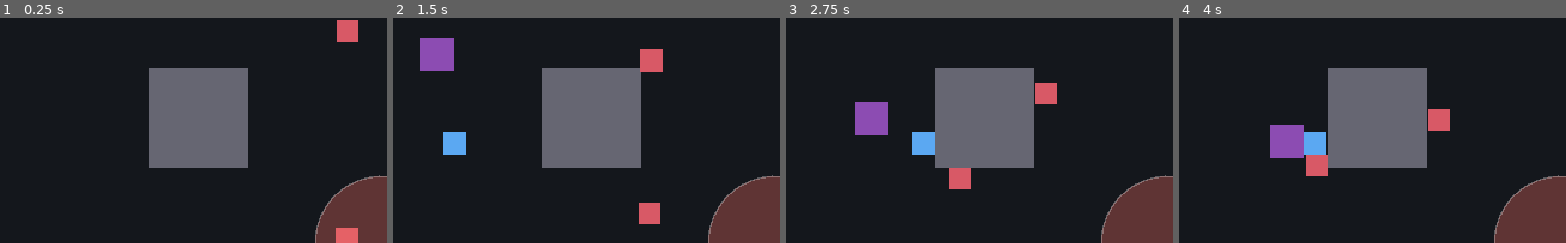
Above: before the commit, frames 1-4 (left to right).
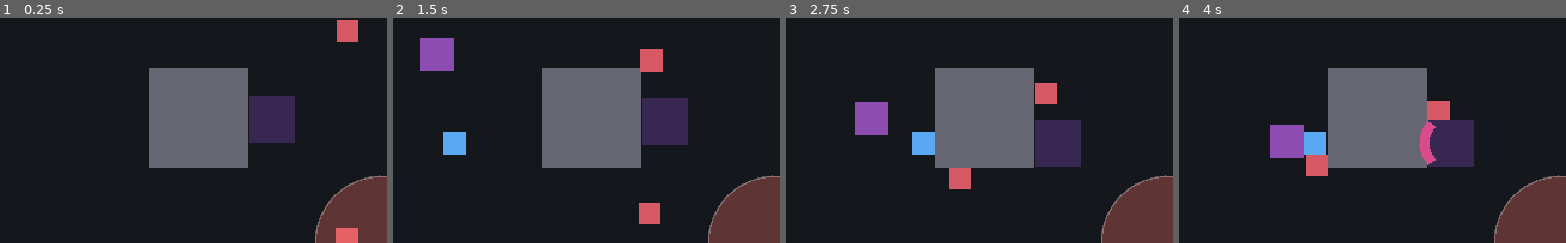
Above: after the commit, the same moments.

Repository: 0xkkun/seoul-challenge
Game: Godot game, scene res://scenes/dev/combat_sandbox.tscn
Same seed, same stepped clock (60 frames per second), same inputs: the game is played once before the commit and once after it. This scene is started directly instead of the project's main scene.
Inputs (mouse positions are % of the whole screen's width and height, from its top left):
- Up to frame 1 (0.25 s): no input
- Up to frame 2 (1.5 s): move the mouse to (74, 45) at 0.52 s; hold Right (ui_right) 0.53-1.25 s; click (74, 45) at 0.67 s; tap Space at 0.77 s; drag from (31, 55) to (47, 70) at 1.27 s
- Up to frame 3 (2.75 s): move the mouse to (62, 28) at 2.02 s; hold Right (ui_right) from 2.03 s (still down)
- Up to frame 4 (4 s): release Right (ui_right) at 2.75 s; drag from (47, 70) to (21, 35) at 2.77 s; move the mouse to (83, 65) at 3.52 s; hold Left (ui_left) from 3.53 s (still down); tap Space at 3.77 s
The pictures show only the part of the screen within x 41-91%, y 28-78%; the shares and areas given below are measured in that part.

The runs differ from the first frame. In frame 1, 2.5% of the frame differs, in the area x 64-77%, y 34-56%; in frame 2, 2.5%; in frame 3, 2.5%; in frame 4, 3.0%, in the area x 62-77%, y 36-67%.

Commit message:
[Scene] 최종 보스 기본 패턴 — 돌진·탄막 (#17)
텔레그래프 후 돌진(대시)/탄막 버스트(부채꼴 적탄)를 번갈아 사용. 처치=탈출(defeated 방출).
적 투사체(enemy_bullet, 플레이어만 피격) 추가 — #16 잡몹2에도 재사용.
패턴 선택/돌진/탄막 방향 순수 함수 단위 테스트. 샌드박스에 보스 추가.

verify_quick: 보스 4건 PASS, 전체 게이트 통과. 5초 스모크(돌진+탄막) 무에러.

Co-Authored-By: Claude Opus 4.8 (1M context) <noreply@anthropic.com>

Diff:
--- a/scenes/dev/combat_sandbox.tscn
+++ b/scenes/dev/combat_sandbox.tscn
@@ -1,9 +1,10 @@
-[gd_scene load_steps=6 format=3]
+[gd_scene load_steps=7 format=3]
 
 [ext_resource type="PackedScene" path="res://scenes/player/player.tscn" id="1_player"]
 [ext_resource type="PackedScene" path="res://scenes/ui/touch_controls.tscn" id="2_touch"]
 [ext_resource type="PackedScene" path="res://scenes/enemies/chaser.tscn" id="3_chaser"]
 [ext_resource type="PackedScene" path="res://scenes/enemies/yokai_friend.tscn" id="4_friend"]
+[ext_resource type="PackedScene" path="res://scenes/enemies/boss.tscn" id="5_boss"]
 
 [sub_resource type="RectangleShape2D" id="wall_shape"]
 size = Vector2(120, 120)
@@ -34,3 +35,6 @@
 
 [node name="YokaiFriend" parent="." instance=ExtResource("4_friend")]
 position = Vector2(480, 90)
+
+[node name="Boss" parent="." instance=ExtResource("5_boss")]
+position = Vector2(720, 270)
--- /dev/null
+++ b/scenes/enemies/boss.tscn
@@ -0,0 +1,18 @@
+[gd_scene load_steps=3 format=3]
+
+[ext_resource type="Script" path="res://scripts/enemies/boss.gd" id="1_boss"]
+
+[sub_resource type="CircleShape2D" id="CircleShape2D_boss"]
+radius = 28.0
+
+[node name="Boss" type="CharacterBody2D"]
+collision_layer = 1
+collision_mask = 3
+script = ExtResource("1_boss")
+
+[node name="Collision" type="CollisionShape2D" parent="."]
+shape = SubResource("CircleShape2D_boss")
+
+[node name="Placeholder" type="Polygon2D" parent="."]
+color = Color(0.22, 0.16, 0.32, 1)
+polygon = PackedVector2Array(-28, -28, 28, -28, 28, 28, -28, 28)
--- /dev/null
+++ b/scenes/enemies/enemy_bullet.tscn
@@ -0,0 +1,18 @@
+[gd_scene load_steps=3 format=3]
+
+[ext_resource type="Script" path="res://scripts/enemies/enemy_bullet.gd" id="1_ebullet"]
+
+[sub_resource type="CircleShape2D" id="CircleShape2D_ebullet"]
+radius = 6.0
+
+[node name="EnemyBullet" type="Area2D"]
+collision_layer = 0
+collision_mask = 2
+script = ExtResource("1_ebullet")
+
+[node name="Collision" type="CollisionShape2D" parent="."]
+shape = SubResource("CircleShape2D_ebullet")
+
+[node name="Placeholder" type="Polygon2D" parent="."]
+color = Color(0.85, 0.3, 0.55, 1)
+polygon = PackedVector2Array(-6, -6, 6, -6, 6, 6, -6, 6)
--- /dev/null
+++ b/scripts/enemies/boss.gd
@@ -0,0 +1,173 @@
+extends CharacterBody2D
+## #17 최종 보스 — 텔레그래프 패턴(돌진 + 탄막 버스트)을 번갈아 사용. 처치=탈출.
+##
+## 사이클: RECOVER(느린 추적) → TELEGRAPH(정지·경고) → 패턴 실행(CHARGE 대시 / BURST 부채꼴 탄막) → RECOVER.
+## 패턴 선택·돌진 방향·탄막 방향은 순수 함수로 단위 테스트한다. 처치 시 defeated 방출(런 탈출 트리거).
+
+## 처치됨 — 탈출/런 클리어 트리거(계약).
+signal defeated(boss)
+## 패턴 경고 시작 — UI 텔레그래프용.
+signal telegraph_started
+
+const ENEMY_BULLET := preload("res://scenes/enemies/enemy_bullet.tscn")
+
+enum Phase { RECOVER, TELEGRAPH, CHARGE, BURST }
+
+@export var max_hp: int = 30
+@export var move_speed: float = 70.0       ## 평상시(RECOVER) 추적 속도
+@export var charge_speed: float = 360.0     ## 돌진 속도
+@export var recover_time: float = 1.0
+@export var telegraph_time: float = 0.6
+@export var charge_time: float = 0.7
+@export var burst_count: int = 7
+@export var burst_spread: float = 1.2       ## 부채꼴 전체 각(rad)
+@export var contact_damage: int = 1
+@export var contact_range: float = 34.0
+@export var contact_cooldown: float = 0.5
+@export var target_group: StringName = &"player"
+
+var _hp: int = 0
+var _phase: Phase = Phase.RECOVER
+var _phase_timer: float = 0.0
+var _pattern_index: int = 1   ## 다음 패턴 (0=돌진, 1=탄막) — 첫 사이클은 돌진부터
+var _charge_dir: Vector2 = Vector2.ZERO
+var _contact_timer: float = 0.0
+
+
+func _ready() -> void:
+	_hp = max_hp
+	add_to_group(&"enemy")
+	add_to_group(&"boss")
+	_phase_timer = recover_time
+
+
+func _physics_process(delta: float) -> void:
+	_phase_timer -= delta
+	_contact_timer = maxf(0.0, _contact_timer - delta)
+	var target := _find_target()
+	match _phase:
+		Phase.RECOVER:
+			_slow_follow(target)
+			if _phase_timer <= 0.0:
+				_begin_telegraph()
+		Phase.TELEGRAPH:
+			velocity = Vector2.ZERO
+			if _phase_timer <= 0.0:
+				_begin_pattern(target)
+		Phase.CHARGE:
+			velocity = _charge_dir * charge_speed
+			move_and_slide()
+			_try_contact(target)
+			if _phase_timer <= 0.0:
+				_begin_recover()
+		Phase.BURST:
+			velocity = Vector2.ZERO
+			if _phase_timer <= 0.0:
+				_begin_recover()
+
+
+# --- 순수 함수(테스트 대상) ---
+
+func charge_velocity(from: Vector2, to: Vector2, speed: float) -> Vector2:
+	var dir := to - from
+	return dir.normalized() * speed if dir.length() > 0.001 else Vector2.ZERO
+
+
+## 패턴 인덱스 토글(0↔1).
+func pick_next_pattern(current: int) -> int:
+	return (current + 1) % 2
+
+
+## 조준 방향 기준 부채꼴 발사 방향 배열.
+func burst_directions(aim_dir: Vector2, count: int, spread: float) -> Array:
+	var result: Array = []
+	if count <= 0:
+		return result
+	var base := aim_dir.angle() if aim_dir.length() > 0.001 else 0.0
+	if count == 1:
+		result.append(Vector2.from_angle(base))
+		return result
+	var start := base - spread * 0.5
+	var step_angle := spread / float(count - 1)
+	for i in count:
+		result.append(Vector2.from_angle(start + step_angle * i))
+	return result
+
+
+# --- 피격/처치 ---
+
+func take_damage(amount: int) -> void:
+	_hp -= amount
+	if _hp <= 0:
+		_die()
+
+
+func _die() -> void:
+	defeated.emit(self)
+	queue_free()
+
+
+# --- 패턴 진행 (I/O) ---
+
+func _begin_telegraph() -> void:
+	_phase = Phase.TELEGRAPH
+	_phase_timer = telegraph_time
+	_pattern_index = pick_next_pattern(_pattern_index)
+	telegraph_started.emit()
+
+
+func _begin_pattern(target: Node2D) -> void:
+	if _pattern_index == 0:
+		_charge_dir = _aim_to(target)
+		_phase = Phase.CHARGE
+		_phase_timer = charge_time
+	else:
+		_fire_burst(target)
+		_phase = Phase.BURST
+		_phase_timer = 0.4
+
+
+func _fire_burst(target: Node2D) -> void:
+	var aim := _aim_to(target)
+	var parent := get_parent()
+	if parent == null:
+		return
+	for dir: Vector2 in burst_directions(aim, burst_count, burst_spread):
+		var bullet := ENEMY_BULLET.instantiate()
+		parent.add_child(bullet)
+		bullet.call("launch", global_position, dir)
+
+
+func _begin_recover() -> void:
+	_phase = Phase.RECOVER
+	_phase_timer = recover_time
+
+
+func _slow_follow(target: Node2D) -> void:
+	if target == null:
+		velocity = Vector2.ZERO
+		return
+	velocity = charge_velocity(global_position, target.global_position, move_speed)
+	move_and_slide()
+	_try_contact(target)
+
+
+func _aim_to(target: Node2D) -> Vector2:
+	if target == null:
+		return Vector2.RIGHT
+	var d := target.global_position - global_position
+	return d.normalized() if d.length() > 0.001 else Vector2.RIGHT
+
+
+func _find_target() -> Node2D:
+	return get_tree().get_first_node_in_group(target_group) as Node2D
+
+
+func _try_contact(target: Node2D) -> void:
+	if _contact_timer > 0.0 or target == null:
+		return
+	if global_position.distance_to(target.global_position) > contact_range:
+		return
+	if target.has_method("take_damage"):
+		target.call("take_damage", contact_damage)
+	_contact_timer = contact_cooldown
--- /dev/null
+++ b/scripts/enemies/enemy_bullet.gd
@@ -0,0 +1,41 @@
+extends Area2D
+## 적 투사체(#17 보스 탄막 / #16 원거리 잡몹 공용) — 직선 이동, 플레이어 피격 시 take_damage.
+## 충돌 마스크 = 플레이어 레이어(2)만 → 적/적탄끼리는 안 맞음.
+
+@export var speed: float = 320.0
+@export var lifetime: float = 3.0
+@export var damage: int = 1
+
+var _direction: Vector2 = Vector2.RIGHT
+var _life: float = 0.0
+
+
+func _ready() -> void:
+	body_entered.connect(_on_hit)
+	area_entered.connect(_on_hit)
+
+
+## 발사 — 위치/방향 설정 후 활성.
+func launch(spawn_position: Vector2, direction: Vector2) -> void:
+	global_position = spawn_position
+	_direction = direction.normalized() if direction.length() > 0.001 else Vector2.RIGHT
+	rotation = _direction.angle()
+	_life = lifetime
+
+
+func _physics_process(delta: float) -> void:
+	global_position = step_position(global_position, _direction, speed, delta)
+	_life -= delta
+	if _life <= 0.0:
+		queue_free()
+
+
+## 직선 이동. 순수 함수(테스트 대상).
+func step_position(pos: Vector2, direction: Vector2, spd: float, delta: float) -> Vector2:
+	return pos + direction * spd * delta
+
+
+func _on_hit(other: Node) -> void:
+	if other != null and other.has_method("take_damage"):
+		other.call("take_damage", damage)
+	queue_free()
--- /dev/null
+++ b/tests/unit/test_boss.gd
@@ -0,0 +1,43 @@
+extends Node
+## #17 최종 보스 — 패턴 선택/돌진/탄막 방향 + 처치 단위 테스트.
+
+const BossScene := preload("res://scenes/enemies/boss.tscn")
+
+var _runner: Node
+
+
+func _set_runner(runner: Node) -> void:
+	_runner = runner
+
+
+func test_charge_points_toward_target() -> void:
+	var b = BossScene.instantiate()
+	var v: Vector2 = b.charge_velocity(Vector2.ZERO, Vector2(10.0, 0.0), 100.0)
+	_runner.assert_true(v.x > 0.0, "타겟 향해 돌진(+x)")
+	_runner.assert_true(is_equal_approx(v.length(), 100.0), "돌진 속도 적용")
+	b.free()
+
+
+func test_pattern_alternates() -> void:
+	var b = BossScene.instantiate()
+	_runner.assert_eq(b.pick_next_pattern(0), 1, "0→1(돌진→탄막)")
+	_runner.assert_eq(b.pick_next_pattern(1), 0, "1→0(탄막→돌진)")
+	b.free()
+
+
+func test_burst_directions_fan_around_aim() -> void:
+	var b = BossScene.instantiate()
+	var dirs: Array = b.burst_directions(Vector2.RIGHT, 3, PI / 2.0)
+	_runner.assert_eq(dirs.size(), 3, "3발 부채꼴")
+	_runner.assert_true(is_equal_approx(dirs[1].x, 1.0), "가운데는 조준 방향")
+	_runner.assert_true(abs(dirs[0].length() - 1.0) < 0.001, "단위벡터")
+	b.free()
+
+
+func test_dies_at_zero_hp() -> void:
+	var b = BossScene.instantiate()
+	add_child(b)  # _ready → _hp = max_hp
+	var hit := {"d": false}
+	b.defeated.connect(func(_x): hit["d"] = true)
+	b.take_damage(b.max_hp)
+	_runner.assert_true(hit["d"], "max_hp 피해 → defeated(=탈출)")
Not shown, added: scripts/enemies/boss.gd.uid
Not shown, added: scripts/enemies/enemy_bullet.gd.uid
Not shown, added: tests/unit/test_boss.gd.uid
